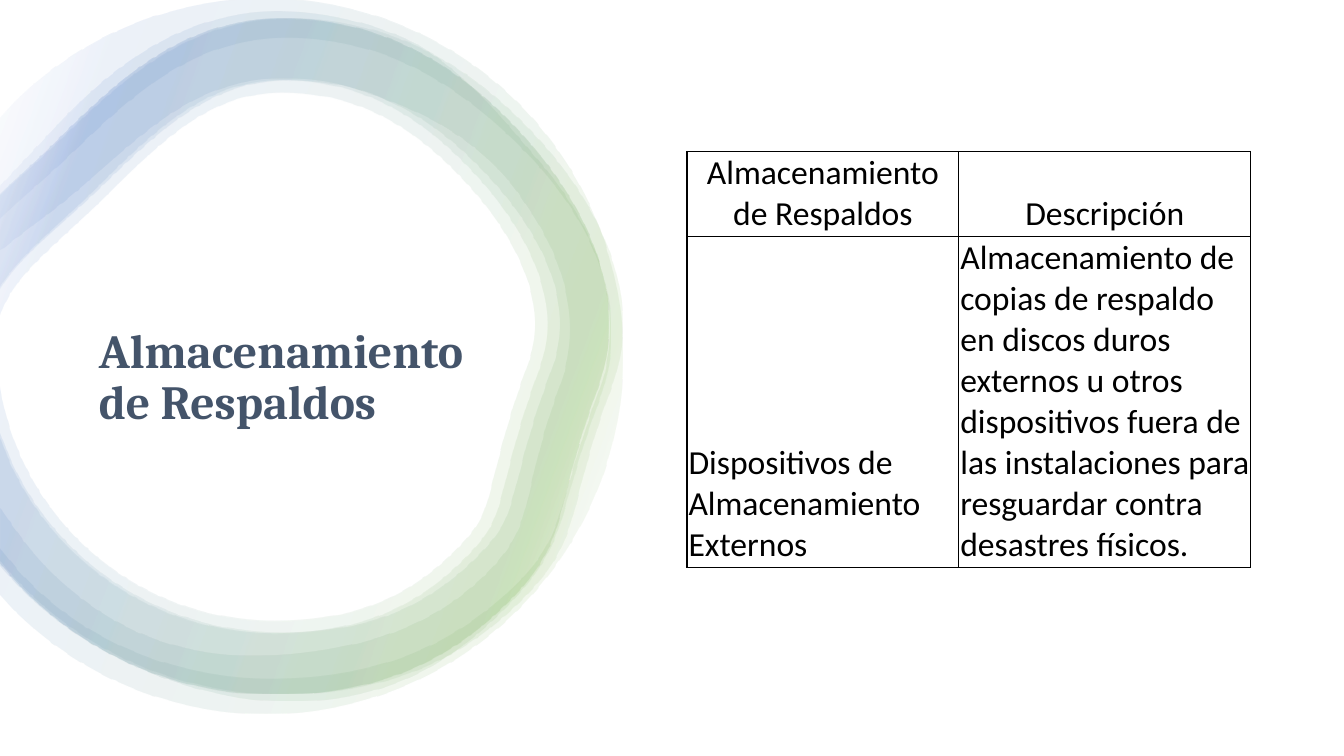
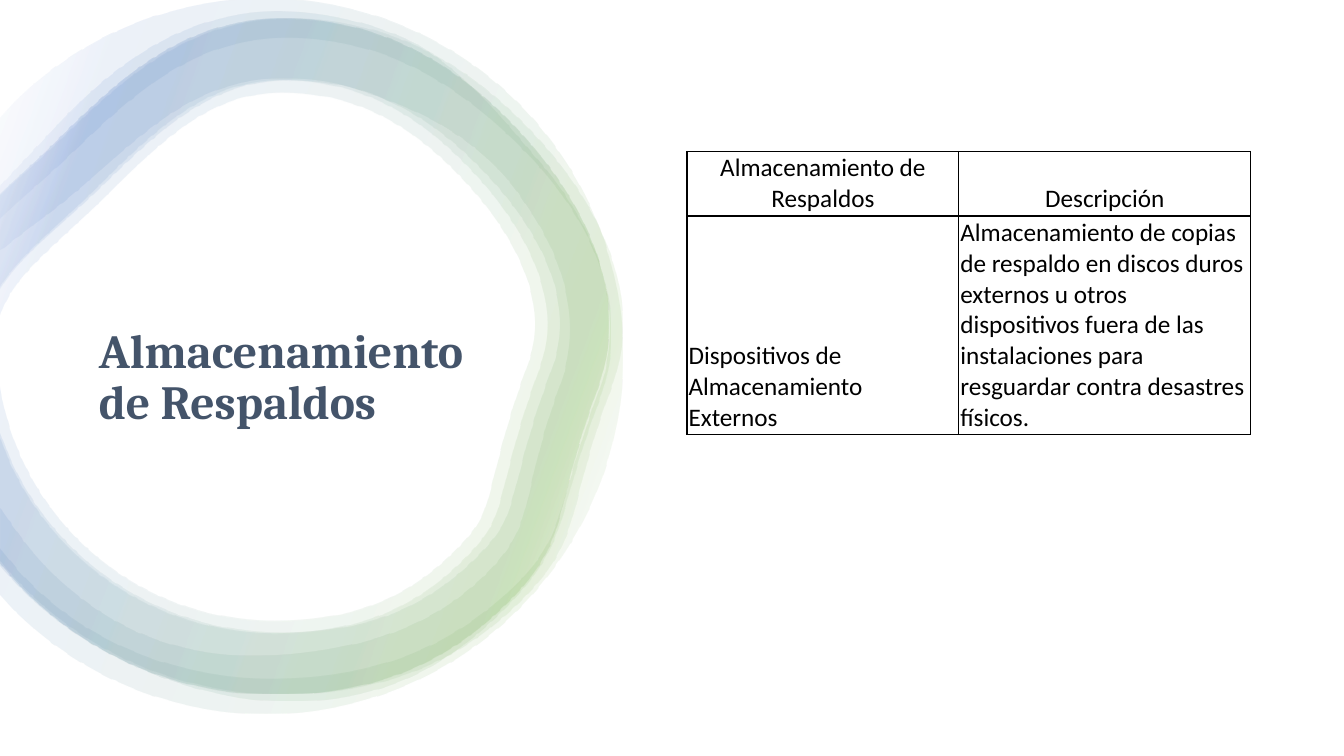
Before and after one commit to eduard165/APIComedor, a slide deck: slide 24 of Docs/Nuevo Presentación de Microsoft PowerPoint.pptx (slide 22 before the commit). Drawn at 1344x756 pixels with LibreOffice and Linux fonts; fonts in the diff are those of the drawing. Boxes give left, top, right and bottom in pixels: in the first picture for what was removed or moved away, otherwise in the second. Text is boxed around its words. In the diff, an @@ line names an element or a change of style, - is before the commit and + after.

```diff
--- a/Docs/Nuevo Presentación de Microsoft PowerPoint.pptx
+++ b/Docs/Nuevo Presentación de Microsoft PowerPoint.pptx
@@ table at (x1=688, y1=151, x2=1252, y2=431) @@
@@ size 24 to 18 pt @@
```
Also in this commit, not shown: 8 other slides changed, 2 slides added, 2 other files.
